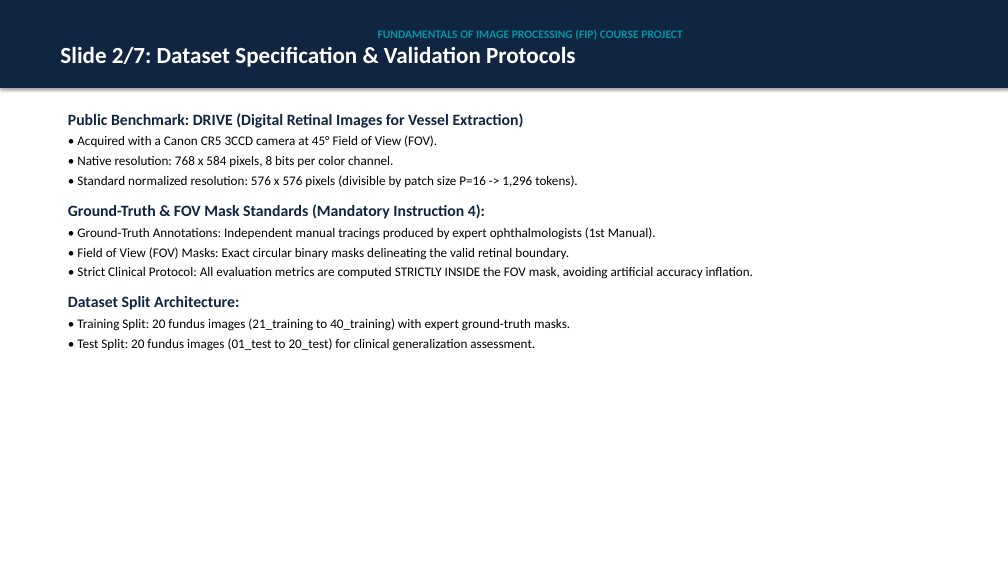
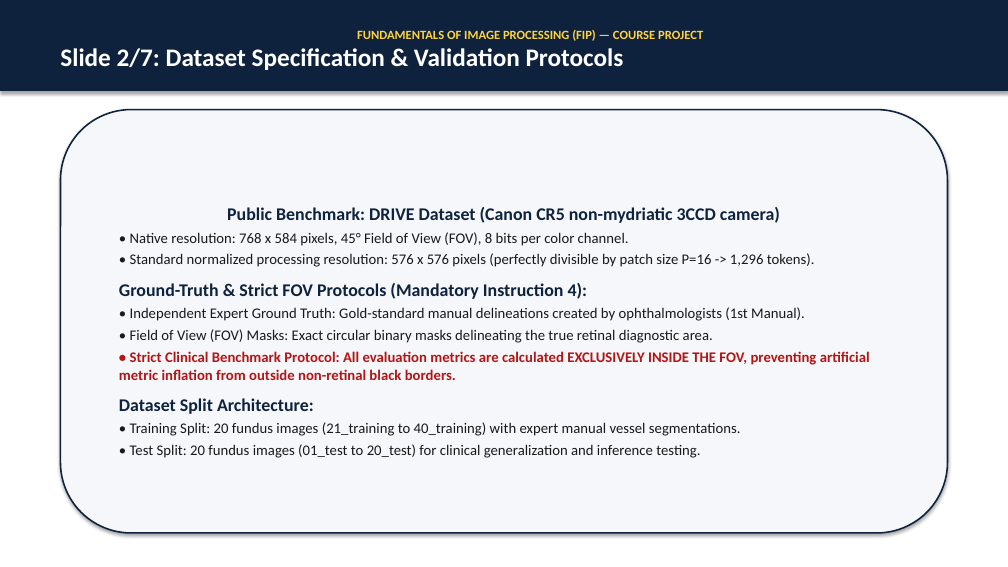
Before and after one commit to pavanpoojary348/retinal-vessel-segmentation, a slide deck: slide 3 of presentation.pptx. Drawn at 1008x567 pixels with LibreOffice and Linux fonts; fonts in the diff are those of the drawing. Boxes give left, top, right and bottom in pixels: in the first picture for what was removed or moved away, otherwise in the second. Text is boxed around its words. In the diff, an @@ line names an element or a change of style, - is before the commit and + after.

Commit message:
style: enlarge presentation typography and fix title slide contrast

```diff
--- a/presentation.pptx
+++ b/presentation.pptx
@@ rectangle "FUNDAMENTALS OF IMAGE PROCESSING (FIP) ...": place and size @@
-rectangle "FUNDAMENTALS OF IMAGE PROCESSING (FIP) ..." at bbox=[0, 0, 1008, 87]
+rectangle "FUNDAMENTALS OF IMAGE PROCESSING (FIP) ..." at bbox=[0, 0, 1008, 91]
@@ rectangle "FUNDAMENTALS OF IMAGE PROCESSING (FIP) ..." at bbox=[0, 0, 1008, 91]: fill #102542 to #0E223D; outline #102542 0.75 pt to #0E223D 0.75 pt @@
@@ text in rectangle at bbox=[60, 48, 624, 70]: size 22 to 24 pt in "Slide 2/7: Dataset Specification & Validation Protocols" @@
@@ text in rectangle at bbox=[357, 30, 703, 41]: text changed; size 11 to 12 pt; text colour #0096A6 to #FFD23F @@
-FUNDAMENTALS OF IMAGE PROCESSING (FIP) COURSE PROJECT
+FUNDAMENTALS OF IMAGE PROCESSING (FIP) — COURSE PROJECT
@@ rounded rectangle "Public Benchmark: DRIVE Dataset (Canon ...": place and size @@
-rounded rectangle "Public Benchmark: DRIVE Dataset (Canon ..." at bbox=[68, 113, 753, 351]
+rounded rectangle "Public Benchmark: DRIVE Dataset (Canon ..." at bbox=[60, 110, 948, 533]
@@ rounded rectangle "Public Benchmark: DRIVE Dataset (Canon ..." at bbox=[60, 110, 948, 533]: vertical alignment top to middle; fill none to #F5F7FA; outline none to #0E223D 1.5 pt; shadow on @@
@@ text in rounded rectangle at bbox=[119, 207, 870, 380]: text changed; size 12.5 to 14 pt; text colour #000000 to #191919 @@
-Public Benchmark: DRIVE (Digital Retinal Images for Vessel Extraction)
-• Acquired with a Canon CR5 3CCD camera at 45° Field of View (FOV).
-• Native resolution: 768 x 584 pixels, 8 bits per color channel.
-• Standard normalized resolution: 576 x 576 pixels (divisible by patch size P=16 -> 1,296 tokens).
-Ground-Truth & FOV Mask Standards (Mandatory Instruction 4):
-• Ground-Truth Annotations: Independent manual tracings produced by expert ophthalmologists (1st Manual).
-• Field of View (FOV) Masks: Exact circular binary masks delineating the valid retinal boundary.
-• Strict Clinical Protocol: All evaluation metrics are computed STRICTLY INSIDE the FOV mask, avoiding artificial accuracy inflation.
+Public Benchmark: DRIVE Dataset (Canon CR5 non-mydriatic 3CCD camera)
+• Native resolution: 768 x 584 pixels, 45° Field of View (FOV), 8 bits per color channel.
+• Standard normalized processing resolution: 576 x 576 pixels (perfectly divisible by patch size P=16 -> 1,296 tokens).
+Ground-Truth & Strict FOV Protocols (Mandatory Instruction 4):
+• Independent Expert Ground Truth: Gold-standard manual delineations created by ophthalmologists (1st Manual).
+• Field of View (FOV) Masks: Exact circular binary masks delineating the true retinal diagnostic area.
+• Strict Clinical Benchmark Protocol: All evaluation metrics are calculated EXCLUSIVELY INSIDE THE FOV, preventing artificial metric inflation from outside non-retinal black borders.
@@ text in rounded rectangle at bbox=[119, 398, 314, 414]: size 15 to 17 pt, text colour #102542 to #0E223D in "Dataset Split Architecture:"; less space between paragraphs @@
@@ text in rounded rectangle at bbox=[130, 422, 741, 458]: text changed; size 12.5 to 14 pt; text colour #000000 to #191919 @@
-• Training Split: 20 fundus images (21_training to 40_training) with expert ground-truth masks.
-• Test Split: 20 fundus images (01_test to 20_test) for clinical generalization assessment.
+• Training Split: 20 fundus images (21_training to 40_training) with expert manual vessel segmentations.
+• Test Split: 20 fundus images (01_test to 20_test) for clinical generalization and inference testing.
```
Also in this commit, not shown: 6 other slides changed, 5 other files.
